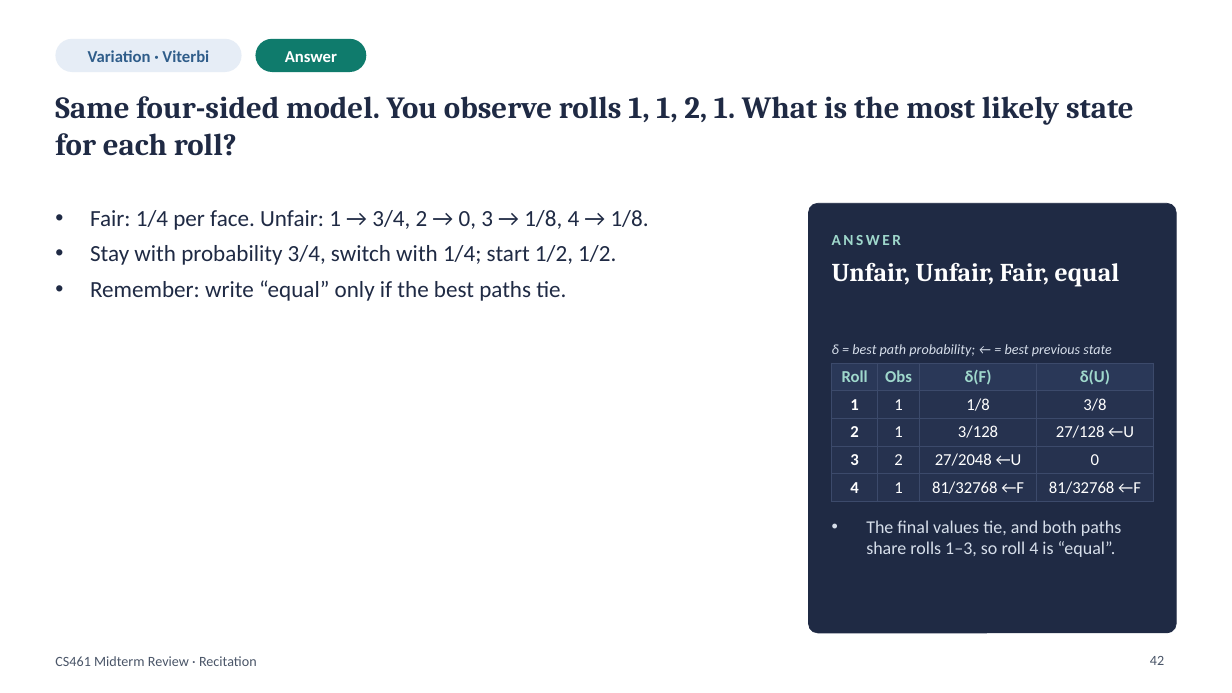
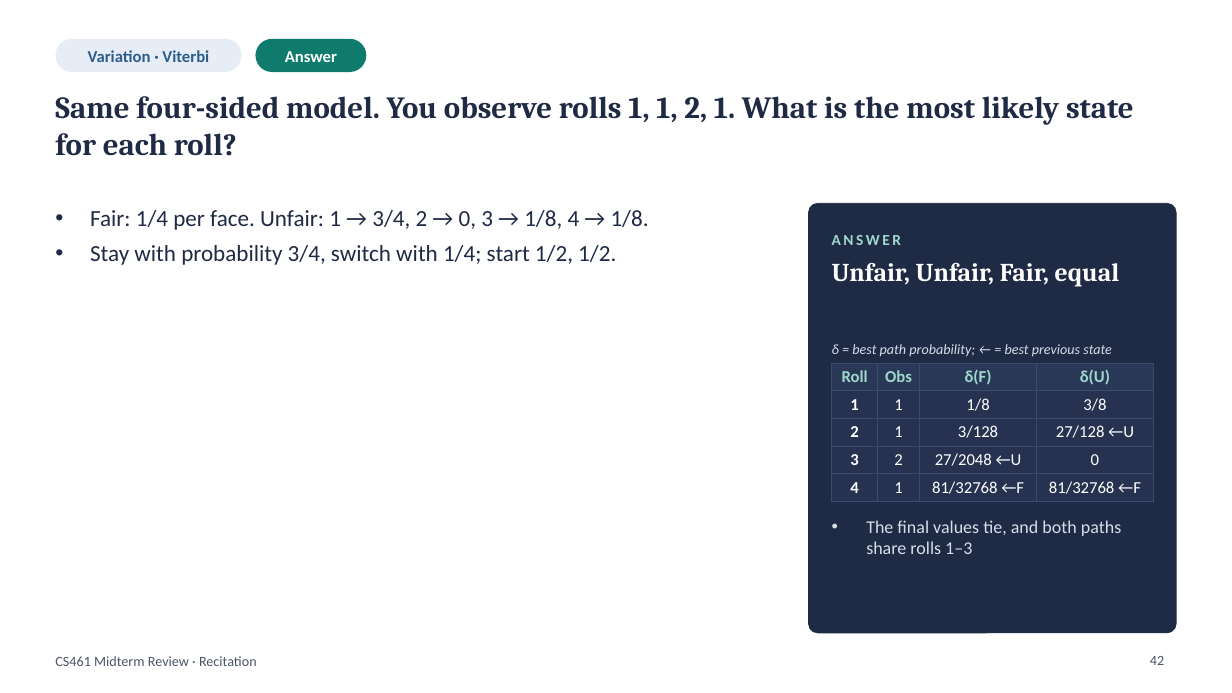
Before and after one commit to flyleeee/ML_Principles_26_Fall_Recitation, a slide deck: slide 42 of CS461_Midterm_Review_Quiz1_Quiz2_v3.pptx. Drawn at 1232x693 pixels with LibreOffice and Linux fonts; fonts in the diff are those of the drawing. Boxes give left, top, right and bottom in pixels: in the first picture for what was removed or moved away, otherwise in the second. Text is boxed around its words. In the diff, an @@ line names an element or a change of style, - is before the commit and + after.

```diff
--- a/CS461_Midterm_Review_Quiz1_Quiz2_v3.pptx
+++ b/CS461_Midterm_Review_Quiz1_Quiz2_v3.pptx
@@ text at <box>90,280,566,301</box>: paragraph removed @@
-• Remember: write “equal” only if the best paths tie.
@@ text at <box>866,520,1121,554</box>: text changed @@
-• The final values tie, and both paths share rolls 1–3, so roll 4 is “equal”.
+• The final values tie, and both paths share rolls 1–3
```
Also in this commit, not shown: 5 other slides changed.
